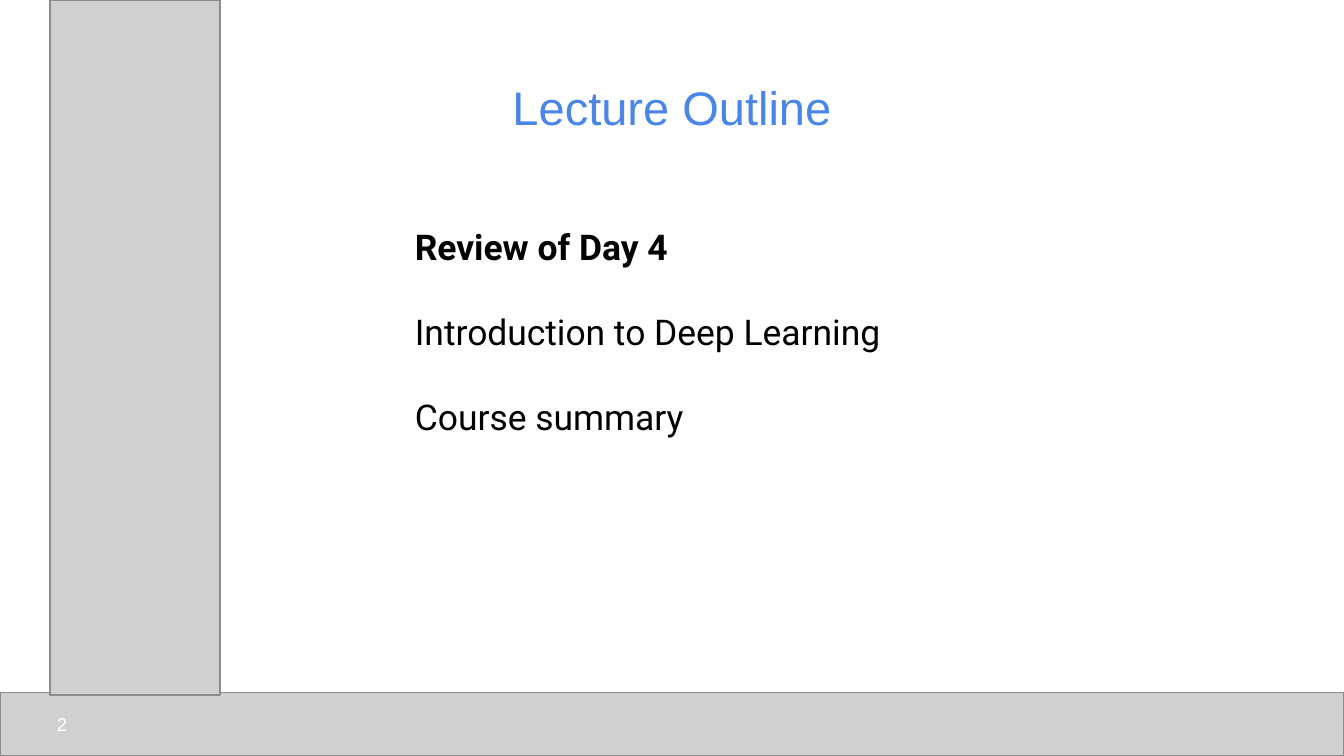
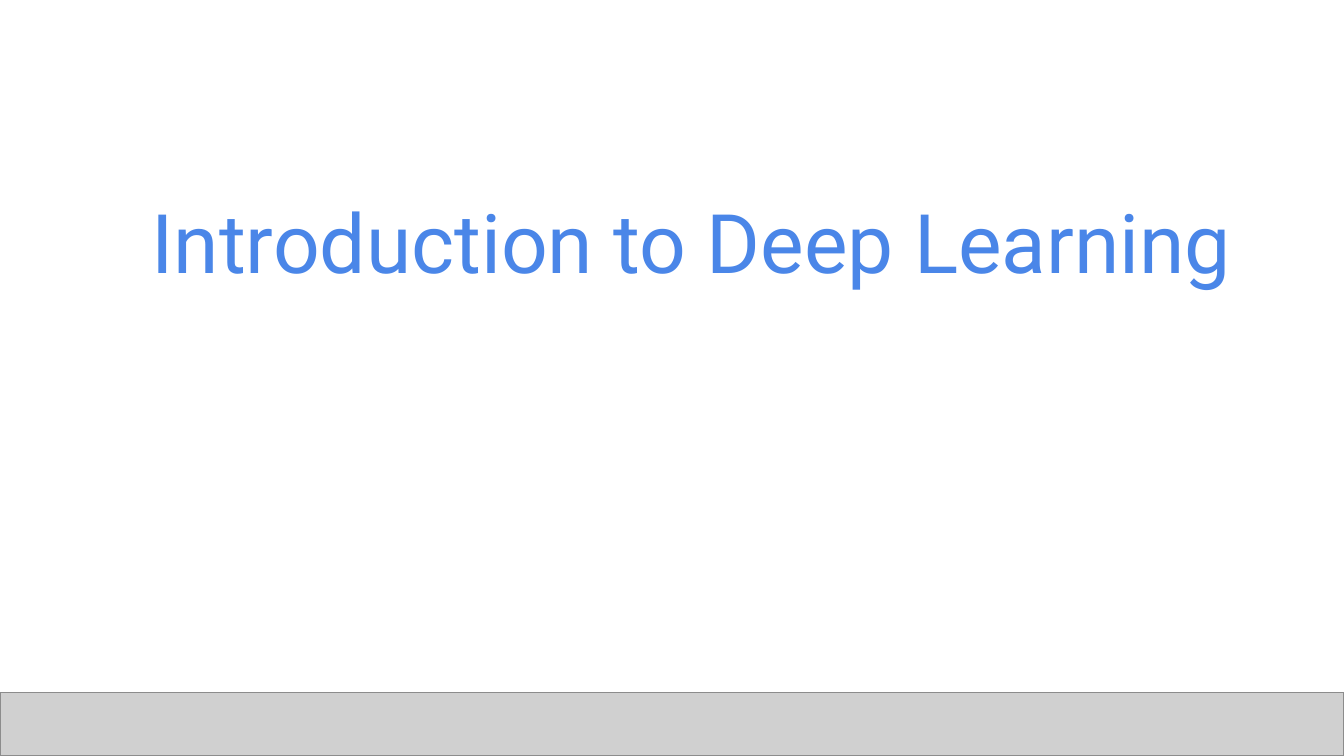
Before and after one commit to udel-cbcb/NIGMS-Sandbox-UD, a slide deck: slide 1 of Submodule_5/Lectures/Submodule_5_Lecture_1_Introduction_to_Deep_Learning.pptx (slide 2 before the commit). Drawn at 1344x756 pixels with LibreOffice and Linux fonts; fonts in the diff are those of the drawing; grey boxes stand for pictures. Boxes give left, top, right and bottom in pixels: in the first picture for what was removed or moved away, otherwise in the second. Text is boxed around its words. In the diff, an @@ line names an element or a change of style, - is before the commit and + after.

```diff
--- a/Submodule_5/Lectures/Submodule_5_Lecture_1_Introduction_to_Deep_Learning.pptx
+++ b/Submodule_5/Lectures/Submodule_5_Lecture_1_Introduction_to_Deep_Learning.pptx
@@ picture removed at (50, 0, 219, 695) @@
@@ title removed at (512, 91, 831, 126) @@
-Lecture Outline
@@ title added at (151, 211, 1231, 290), 44 pt, text #4A86E8 @@
+Introduction to Deep Learning
@@ text removed at (415, 233, 881, 438) @@
-Review of Day 4
-Introduction to Deep Learning
-Course summary
@@ page number removed at (57, 718, 67, 731) @@
-2
```
Also in this commit, not shown: 3 slides removed, 4 other files.
